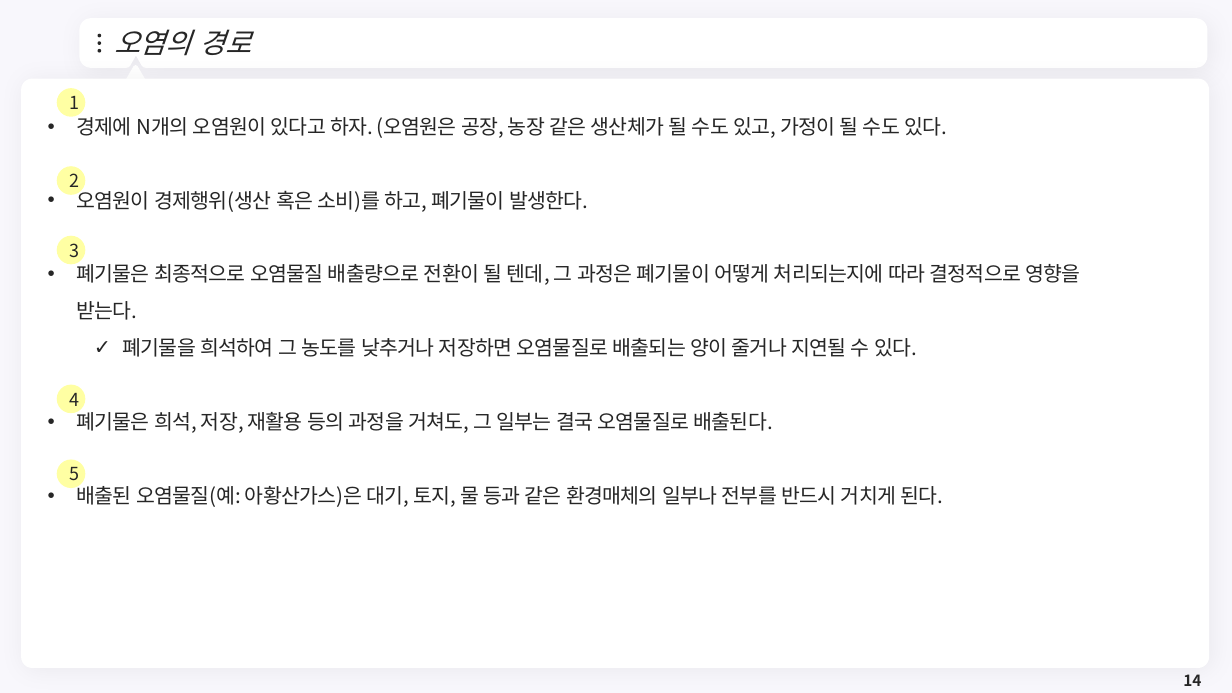
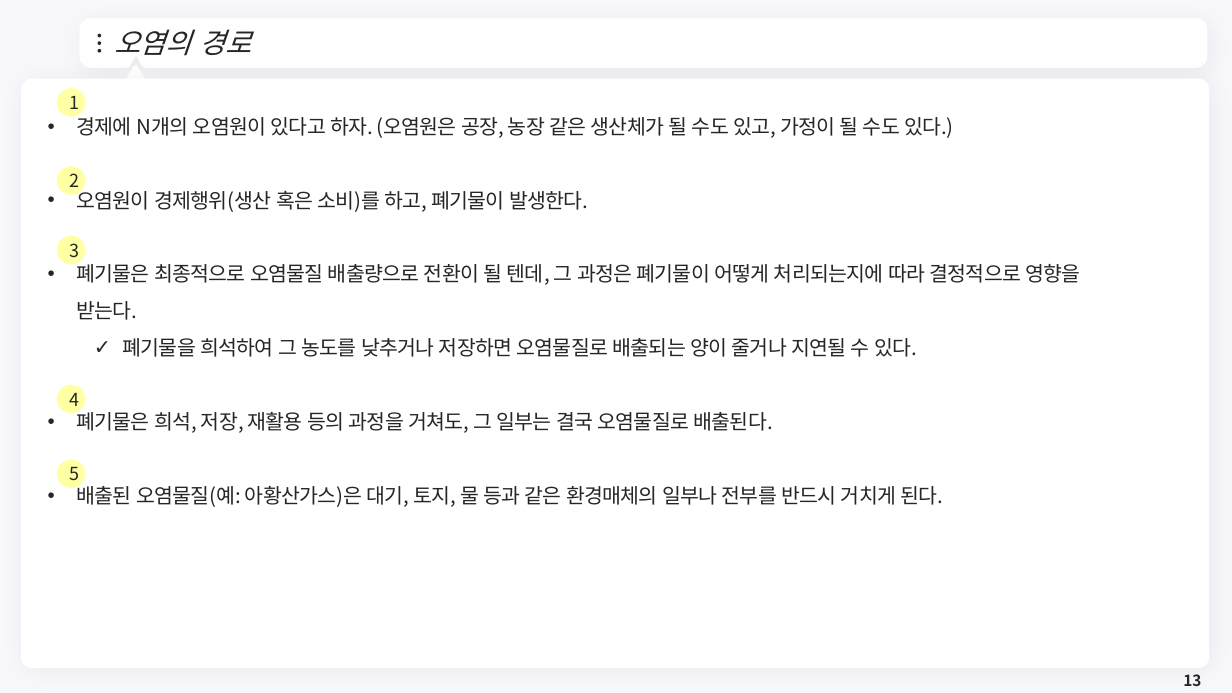
Before and after one commit to meandthey/Teaching, a slide deck: slide 13 of 환경경제학/2026-1/환경경제학_Chapter_02.pptx (slide 14 before the commit). Drawn at 1232x693 pixels with LibreOffice and Linux fonts; fonts in the diff are those of the drawing; background and template pictures are left out. Boxes give left, top, right and bottom in pixels: in the first picture for what was removed or moved away, otherwise in the second. Text is boxed around its words. In the diff, an @@ line names an element or a change of style, - is before the commit and + after.

```diff
--- a/환경경제학/2026-1/환경경제학_Chapter_02.pptx
+++ b/환경경제학/2026-1/환경경제학_Chapter_02.pptx
@@ text at bbox=[76, 113, 953, 138]: text changed @@
-• 경제에 N개의 오염원이 있다고 하자. (오염원은 공장, 농장 같은 생산체가 될 수도 있고, 가정이 될 수도 있다.
+• 경제에 N개의 오염원이 있다고 하자. (오염원은 공장, 농장 같은 생산체가 될 수도 있고, 가정이 될 수도 있다.)
@@ page number at bbox=[1183, 674, 1201, 686]: text changed @@
-14
+13
```
Also in this commit, not shown: 1 other slide changed, 1 slide removed, 11 other files.
